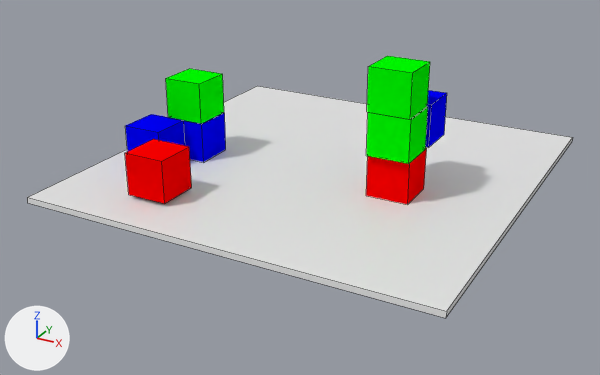
Before and after pictures for a commit that changed the Blender file bw_scene.blend.
Rendered twice from a 50 mm lens placed at (8.6, -16.88, 7.72), pointed at (-0.2, -0.89, -0.28). The axes (+X, +Y, +Z) are drawn at lower left. The lights are the same throughout. Mesh edges are drawn as thin lines.

Before the edit, the objects in view are built like this:
```python
ob_burger_king = bpy.data.objects.new('Burger King', me_block_mesh_010)
ob_burger_king.location = (-3.26, -0.71, 1.5)
ob_burger_king.scale = (6.46, 6.46, 6.46)
ob_mcdonald_s = bpy.data.objects.new("McDonald's", me_block_mesh_003)
ob_mcdonald_s.location = (2.13, -0.72, 2.51)
ob_mcdonald_s.scale = (6.46, 6.46, 6.46)
ob_mercedes = bpy.data.objects.new('Mercedes', me_block_mesh_007)
ob_mercedes.location = (2.13, -0.62, 0.49)
ob_mercedes.scale = (6.46, 6.46, 6.46)
ob_starbucks = bpy.data.objects.new('Starbucks', me_block_mesh_005)
ob_starbucks.location = (2.15, -0.73, 1.51)
ob_starbucks.scale = (6.46, 6.46, 6.46)
ob_table = bpy.data.objects.new('Table', me_plane_001)
ob_table.location = (-0.05, 0.06, 0.0)
ob_table.scale = (6.46, 6.46, 6.46)
ob_target = bpy.data.objects.new('Target', me_block_mesh_006)
ob_target.location = (-3.81, -1.7, 0.49)
ob_target.scale = (6.46, 6.46, 6.46)
ob_texaco = bpy.data.objects.new('Texaco', me_block_mesh_004)
ob_texaco.location = (-3.25, -0.71, 0.49)
ob_texaco.scale = (6.46, 6.46, 6.46)
ob_toyota = bpy.data.objects.new('Toyota', me_block_mesh_009)
ob_toyota.location = (2.24, 0.23, 1.57)
ob_toyota.scale = (6.45, 6.45, 6.45)
ob_twitter = bpy.data.objects.new('Twitter', me_block_mesh_008)
ob_twitter.location = (-2.47, -3.31, 0.59)
ob_twitter.scale = (6.46, 6.46, 6.46)
```
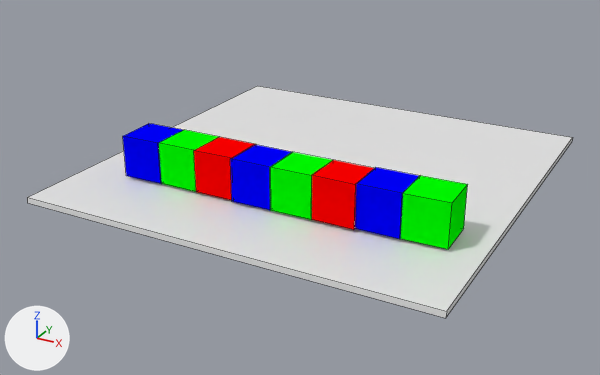
Diff of the bpy script that builds the scene:
```diff
--- a/bw_scene.blend.py
+++ b/bw_scene.blend.py
@@ ob_mercedes @@
 ob_mercedes = bpy.data.objects.new('Mercedes', me_block_mesh_007)
-ob_mercedes.location = (2.13, -0.62, 0.49)
+ob_mercedes.location = (1.69, -2.44, 0.57)
+ob_mercedes.rotation_euler = (0.0125, 3.142, 0.0)  # degrees (0.7, 180, 0)
 ob_mercedes.scale = (6.46, 6.46, 6.46)
@@ ob_target @@
 ob_target = bpy.data.objects.new('Target', me_block_mesh_006)
-ob_target.location = (-3.81, -1.7, 0.49)
+ob_target.location = (-3.25, -2.45, 0.57)
 ob_target.scale = (6.46, 6.46, 6.46)
@@ ob_starbucks @@
 ob_starbucks = bpy.data.objects.new('Starbucks', me_block_mesh_005)
-ob_starbucks.location = (2.15, -0.73, 1.51)
+ob_starbucks.location = (-2.25, -2.43, 0.57)
+ob_starbucks.rotation_euler = (-0.00785, -1.571, 0.0)  # degrees (-0.4, -90, 0)
 ob_starbucks.scale = (6.46, 6.46, 6.46)
@@ ob_texaco @@
 ob_texaco = bpy.data.objects.new('Texaco', me_block_mesh_004)
-ob_texaco.location = (-3.25, -0.71, 0.49)
+ob_texaco.location = (-0.27, -2.46, 0.57)
 ob_texaco.scale = (6.46, 6.46, 6.46)
@@ ob_mcdonald_s @@
 ob_mcdonald_s = bpy.data.objects.new("McDonald's", me_block_mesh_003)
-ob_mcdonald_s.location = (2.13, -0.72, 2.51)
+ob_mcdonald_s.location = (0.71, -2.46, 0.57)
+ob_mcdonald_s.rotation_euler = (0.0125, -1.571, 0.0)  # degrees (0.7, -90, 0)
 ob_mcdonald_s.scale = (6.46, 6.46, 6.46)
@@ ob_burger_king @@
 ob_burger_king = bpy.data.objects.new('Burger King', me_block_mesh_010)
-ob_burger_king.location = (-3.26, -0.71, 1.5)
+ob_burger_king.location = (3.67, -2.34, 0.57)
+ob_burger_king.rotation_euler = (-3.113, -1.571, 0.0)  # degrees (-178, -90, 0)
 ob_burger_king.scale = (6.46, 6.46, 6.46)
@@ ob_toyota @@
 ob_toyota = bpy.data.objects.new('Toyota', me_block_mesh_009)
-ob_toyota.location = (2.24, 0.23, 1.57)
+ob_toyota.location = (2.67, -2.38, 0.57)
+ob_toyota.rotation_euler = (0.00935, -1.571, 0.0)  # degrees (0.5, -90, 0)
 ob_toyota.scale = (6.45, 6.45, 6.45)
@@ ob_twitter @@
 ob_twitter = bpy.data.objects.new('Twitter', me_block_mesh_008)
-ob_twitter.location = (-2.47, -3.31, 0.59)
+ob_twitter.location = (-1.26, -2.43, 0.57)
+ob_twitter.rotation_euler = (0.0109, -1.571, 0.0)  # degrees (0.6, -90, 0)
 ob_twitter.scale = (6.46, 6.46, 6.46)
```

What differs and where, as boxes [x1, y1, x2, y2] in the pictures (600 x 375 px):
'Burger King', moved, turned: before [166, 69, 224, 124]; after [400, 175, 468, 249]
"McDonald's", moved, turned: before [367, 56, 430, 119]; after [270, 152, 333, 220]
'Twitter', moved, turned: before [125, 139, 192, 204]; after [194, 137, 256, 200]
'Mercedes', moved, turned: before [366, 148, 427, 204]; after [311, 160, 374, 230]
'Starbucks', moved, turned: before [366, 107, 428, 164]; after [159, 130, 218, 192]
'Toyota', moved, turned: before [425, 90, 447, 148]; after [355, 167, 419, 239]
'Texaco', moved: before [169, 113, 226, 162]; after [230, 145, 292, 210]
'Target', moved: before [125, 114, 185, 151]; after [123, 123, 183, 184]
